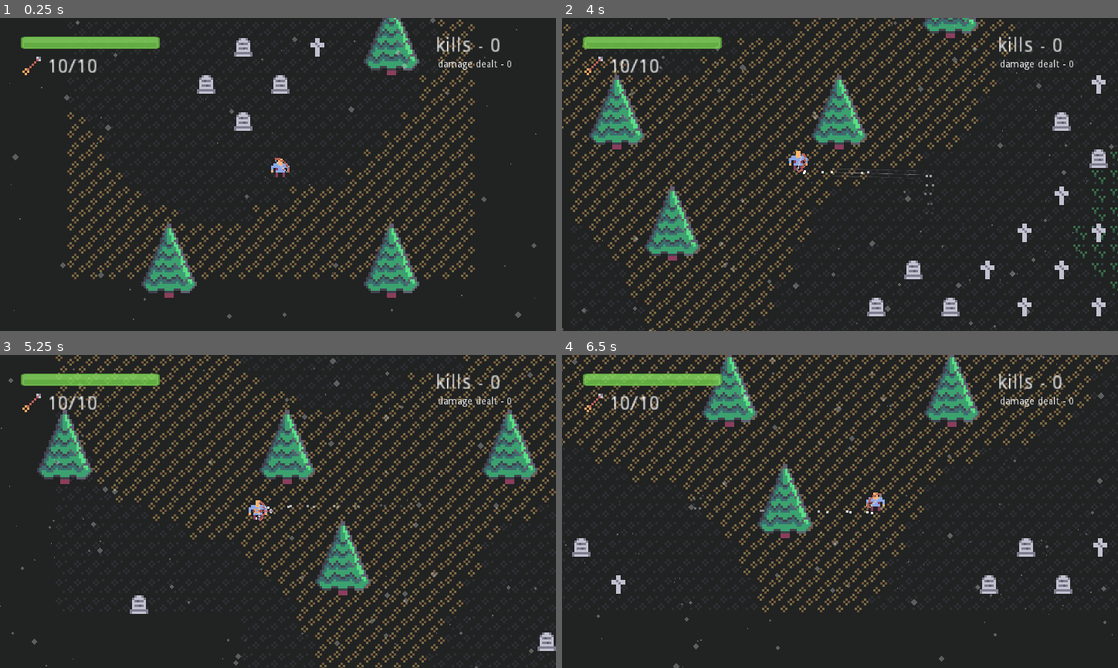
Above: before the commit, frames 1-4 (two rows, left to right).
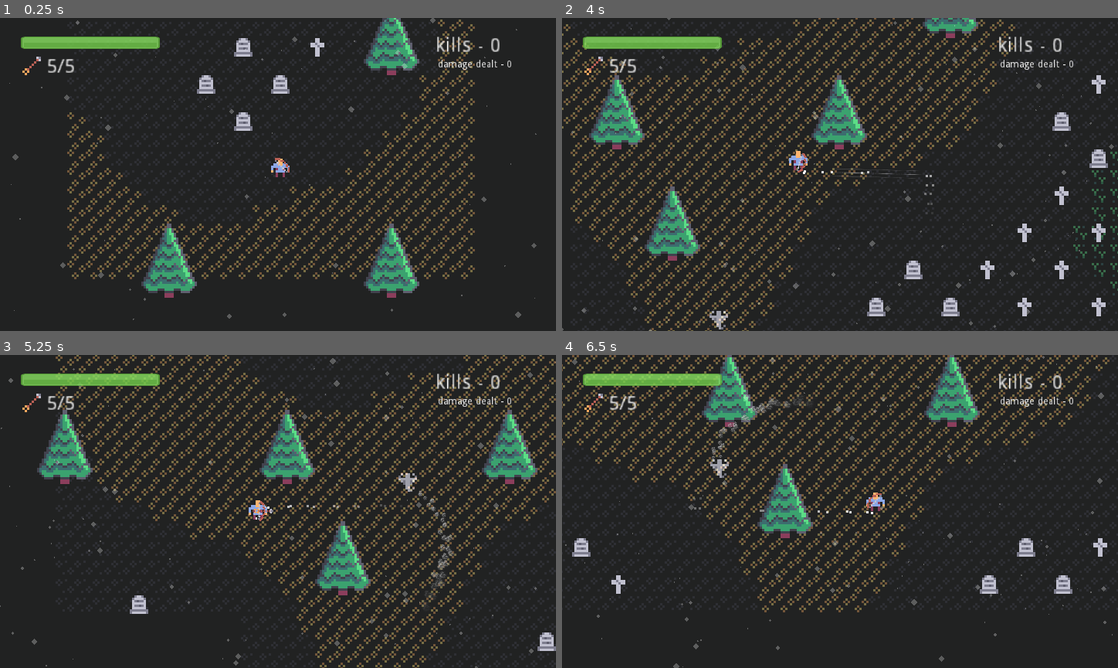
Above: after the commit, the same moments.

Repository: Ariorick/ArcherGame
Game: Godot game, scene res://src/Main.tscn
Two runs of this game, one before a commit and one after it. Both use one fixed random seed, a clock stepped at 60 frames per second and the inputs below.
Inputs (mouse positions are in pixels of both pictures, inside the frame that each line leads up to):
- Up to frame 1 (0.25 s): no input
- Up to frame 2 (4 s): move the mouse to (962, 158) at 0.52 s; hold Right (right) 0.53-1.28 s; click (962, 158) at 0.6 s; move the mouse to (728, 190) at 1.27 s; hold Down (down) 1.28-2.03 s; tap Space (dash) at 1.35, 3.6 s; move the mouse to (895, 105) at 2.02 s; hold Right (right) 2.03-2.78 s; right-click (895, 105) at 2.1 s; move the mouse to (812, 237) at 2.77 s; hold Up (up) 2.78-3.53 s; click (812, 237) at 2.85 s; move the mouse to (1006, 221) at 3.52 s; hold Left (left) from 3.53 s (still down)
- Up to frame 3 (5.25 s): move the mouse to (111, 464) at 4.27 s; right-click (111, 464) at 4.35 s; move the mouse to (305, 511) at 5.02 s; release Left (left) at 5.03 s; hold Down (down) from 5.03 s (still down); click (305, 511) at 5.1 s
- Up to frame 4 (6.5 s): move the mouse to (756, 433) at 5.77 s; release Down (down) at 5.78 s; hold Right (right) from 5.78 s (still down); tap Space (dash) at 5.85 s

The runs differ from the first frame. In frame 1, 0.2% of the frame differs, in the area x 8-18%, y 13-18%; in frame 2, 0.3%; in frame 3, 0.6%, in the area x 8-82%, y 13-81%; in frame 4, 0.6%.

Commit message:
improved enemy spawner, adjusted arrow and player mechanics, enemy health

Diff:
--- a/project.godot
+++ b/project.godot
@@ -245,7 +245,7 @@
 pull={
 "deadzone": 0.5,
 "events": [ Object(InputEventMouseButton,"resource_local_to_scene":false,"resource_name":"","device":0,"alt":false,"shi …(212 unchanged characters)…
-, Object(InputEventKey,"resource_local_to_scene":false,"resource_name":"","device":0,"alt":false,"shift":false,"control":false,"meta":false,"command":false,"pressed":false,"scancode":69,"unicode":0,"echo":false,"script":null)
+, Object(InputEventKey,"resource_local_to_scene":false,"resource_name":"","device":0,"alt":false,"shift":false,"control":false,"meta":false,"command":false,"pressed":false,"scancode":16777237,"unicode":0,"echo":false,"script":null)
  ]
 }
 
--- a/src/Enemy/Base/EnemyBase.gd
+++ b/src/Enemy/Base/EnemyBase.gd
@@ -65,6 +65,7 @@
 	arrows.clear()
 
 func _on_HealthManager_on_death():
+	GameManager.enemy_died()
 	$Character/CharacterBody/Hitbox.disabled = true
 	$Character/CharacterBody.collision_layer = 0
 	set_modulate(Color(1,1,1,0.4))
--- a/src/Enemy/Ghost/Ghost.gd
+++ b/src/Enemy/Ghost/Ghost.gd
@@ -3,7 +3,7 @@
 
 func _ready():
 	tag = "Ghost"
-	set_hitpoints(400)
+	set_hitpoints(350)
 	mass = 0.5
 	linear_damp = 1.5
 	damage_treshold = 50
--- a/src/Enemy/Mage/Mage.gd
+++ b/src/Enemy/Mage/Mage.gd
@@ -3,7 +3,7 @@
 
 func _ready():
 	tag = "Mage"
-	set_hitpoints(300)
+	set_hitpoints(270)
 	mass = 1
 	linear_damp = 3.0
 	damage_treshold = 50
--- a/src/Enemy/Skelly/Skelly.gd
+++ b/src/Enemy/Skelly/Skelly.gd
@@ -3,5 +3,5 @@
 
 func _ready():
 	tag = "Skelly"
-	set_hitpoints(1000)
+	set_hitpoints(700)
 	damage_treshold = 90
--- a/src/GameManager/EnemySpawner.gd
+++ b/src/GameManager/EnemySpawner.gd
@@ -1,40 +1,75 @@
 extends Node2D
 
+var r = RandomNumberGenerator.new()
+onready var root = get_parent().get_parent()
+
+const Random = -1
 const Skelly = preload("res://src/Enemy/Skelly/Skelly.tscn")
 const Ghost = preload("res://src/Enemy/Ghost/Ghost.tscn")
 const Mage = preload("res://src/Enemy/Mage/Mage.tscn")
-const SKELLY_CHANCE = 0
-const GHOST_CHANCE = 0
-const MAGE_CHANCE = 1
-
-const SPAWN_DISTANCE = 200
-const SPAWN_INTERVAL = 10
-
-var enemy_dict := {
+var ENEMY_DICT := {
 	Skelly: SKELLY_CHANCE,
 	Ghost: GHOST_CHANCE,
 	Mage: MAGE_CHANCE
 }
+
+const SKELLY_CHANCE = 1
+const GHOST_CHANCE = 1
+const MAGE_CHANCE = 1
+
+const SPAWN_INTERVAL = Vector2(1.5, 3.5) # sec
+const SPAWN_DISTANCE = 150
+const KILLS_TO_NAX_SPAWN := {
+	0: 1,
+	4: 2,
+	10: 3,
+	18: 4,
+	26: 5
+}
+var required_enemy_count: int
 var enemy_chance_sum: int
-var r = RandomNumberGenerator.new()
-onready var root = get_parent().get_parent()
+
+var spawn_interval_start: int
+var random_spawn_interval: float = -1
 
 func _ready():
 	r.randomize()
-	$Timer.wait_time = SPAWN_INTERVAL
-	for chance in enemy_dict.values():
+	for chance in ENEMY_DICT.values():
 		enemy_chance_sum += chance
 
-func _on_Timer_timeout():
+func _process(delta):
+	update_required_enemy_count()
+
+	if GameManager.enemy_count < required_enemy_count:
+		if can_spawn():
+			spawn_random_enemy()
+
+func update_required_enemy_count():
+	for kills_required in KILLS_TO_NAX_SPAWN.keys():
+		if GameManager.kill_count >= kills_required:
+			required_enemy_count = KILLS_TO_NAX_SPAWN[kills_required]
+
+func can_spawn():
+	if random_spawn_interval < 0:
+		spawn_interval_start = OS.get_ticks_msec()
+		random_spawn_interval = r.randf_range(SPAWN_INTERVAL.x, SPAWN_INTERVAL.y)
+	var elapced = (OS.get_ticks_msec() - spawn_interval_start) / 1000.0
+	var can_spawn = elapced > random_spawn_interval
+	if can_spawn:
+		random_spawn_interval = -1
+	return can_spawn
+
+func spawn_random_enemy():
 	var enemy = get_enemy()
 	root.add_child(enemy)
 	enemy.global_position = global_position + get_randow_place()
+	GameManager.enemy_spawned()
 
 func get_enemy() -> EnemyBase:
 	var value = r.randf_range(0, enemy_chance_sum)
 	var previous_chance := 0
-	for enemy in enemy_dict.keys():
-		var enemy_chance = enemy_dict[enemy]
+	for enemy in ENEMY_DICT.keys():
+		var enemy_chance = ENEMY_DICT[enemy]
 		var chance = value - previous_chance
 		if chance < enemy_chance:
 			return enemy.instance()
--- a/src/GameManager/EnemySpawner.tscn
+++ b/src/GameManager/EnemySpawner.tscn
@@ -5,8 +5,3 @@
 [node name="EnemySpawner" type="Node2D"]
 position = Vector2( 0, 0.348938 )
 script = ExtResource( 1 )
-
-[node name="Timer" type="Timer" parent="."]
-wait_time = 5.0
-autostart = true
-[connection signal="timeout" from="Timer" to="." method="_on_Timer_timeout"]
--- a/src/GameManager/GameManager.gd
+++ b/src/GameManager/GameManager.gd
@@ -1,6 +1,7 @@
 extends Node
 
 signal player_health_changed
+signal on_player_death
 signal arrow_count_changed
 signal damage_changed
 signal kill_count_changed
@@ -8,13 +9,21 @@
 const MAX_HEALTH := 10
 var health := MAX_HEALTH
 
-const MAX_ARROW_COUNT := 10
+const MAX_ARROW_COUNT := 5
 var arrow_count := MAX_ARROW_COUNT
 
 var kill_count := 0
 var damage_dealt := 0
 
 var player_position: Vector2
+
+var enemy_count := 0
+
+func enemy_spawned():
+	enemy_count += 1
+
+func enemy_died():
+	enemy_count -= 1
 
 func add_damage(damage: float, is_crit: bool):
 	damage_dealt += damage
--- a/src/Player/Player.gd
+++ b/src/Player/Player.gd
@@ -4,6 +4,7 @@
 const PLAYER_CENTER = Vector2(0, 4.3)
 const WALK_FORCE = 800
 const AIMING_MOVEMENT_SPEED_MODIFIER = 0.4
+const PULLING_MOVEMENT_SPEED_MODIFIER = 0.65
 
 var last_walk_force := Vector2.ZERO
 
@@ -53,8 +54,10 @@
 
 	if not current_action is PlayerDashAction:
 		var speed_modifier = 1.0
-		if current_action is PlayerAttackAction or current_action is PlayerPullAction:
+		if current_action is PlayerAttackAction:
 			speed_modifier = AIMING_MOVEMENT_SPEED_MODIFIER
+		if current_action is PlayerPullAction:
+			speed_modifier = PULLING_MOVEMENT_SPEED_MODIFIER
 		walk(speed_modifier)
 
 func can_shoot() -> bool:
--- a/src/Weapons/Arrow.gd
+++ b/src/Weapons/Arrow.gd
@@ -1,9 +1,9 @@
 extends RigidBody2D
 class_name Arrow
 
-const PULL_STRENGTH = 800
-const LINEAR_DAMP = 2
-const PULL_LINEAR_DAMP = 1
+const PULL_STRENGTH = 1100
+const LINEAR_DAMP = 2.0
+const PULL_LINEAR_DAMP = 1.2
 
 var initial_position: Vector2
 var initial_angle: float = 0
Not shown, changed: .DS_Store
Not shown, changed: builds/.DS_Store
Not shown, changed: builds/Experiment.pck
